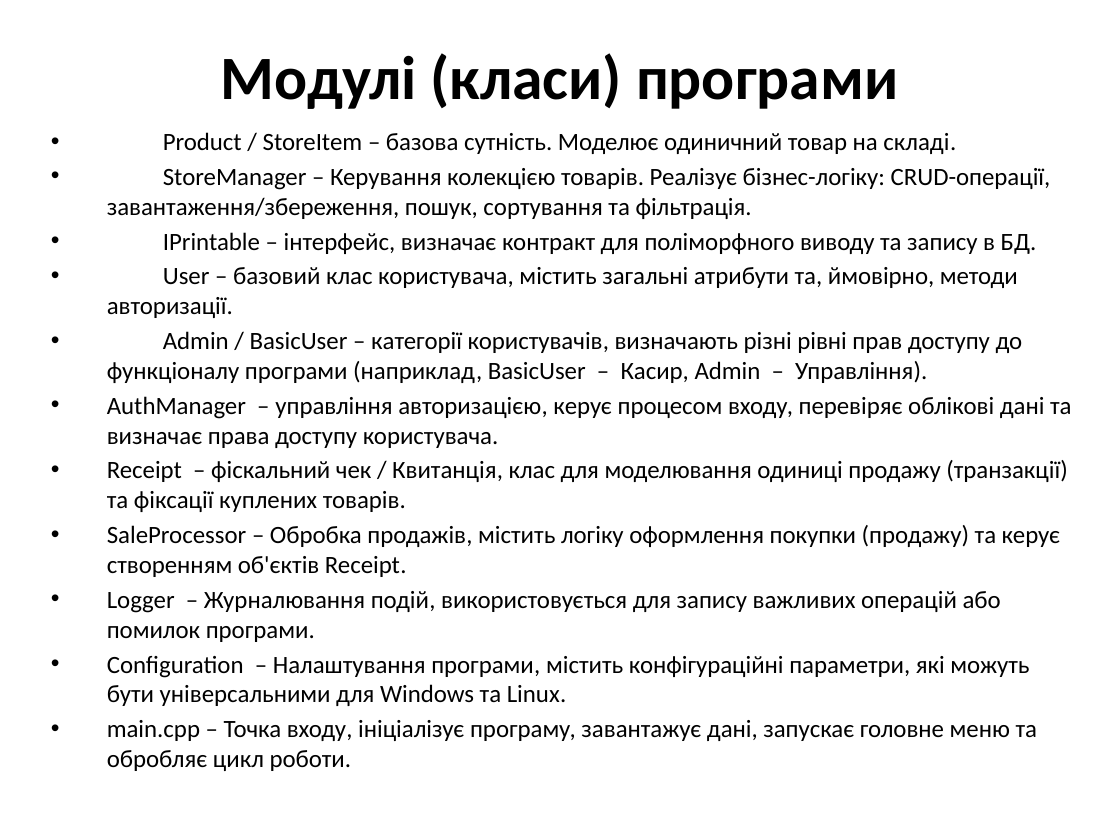
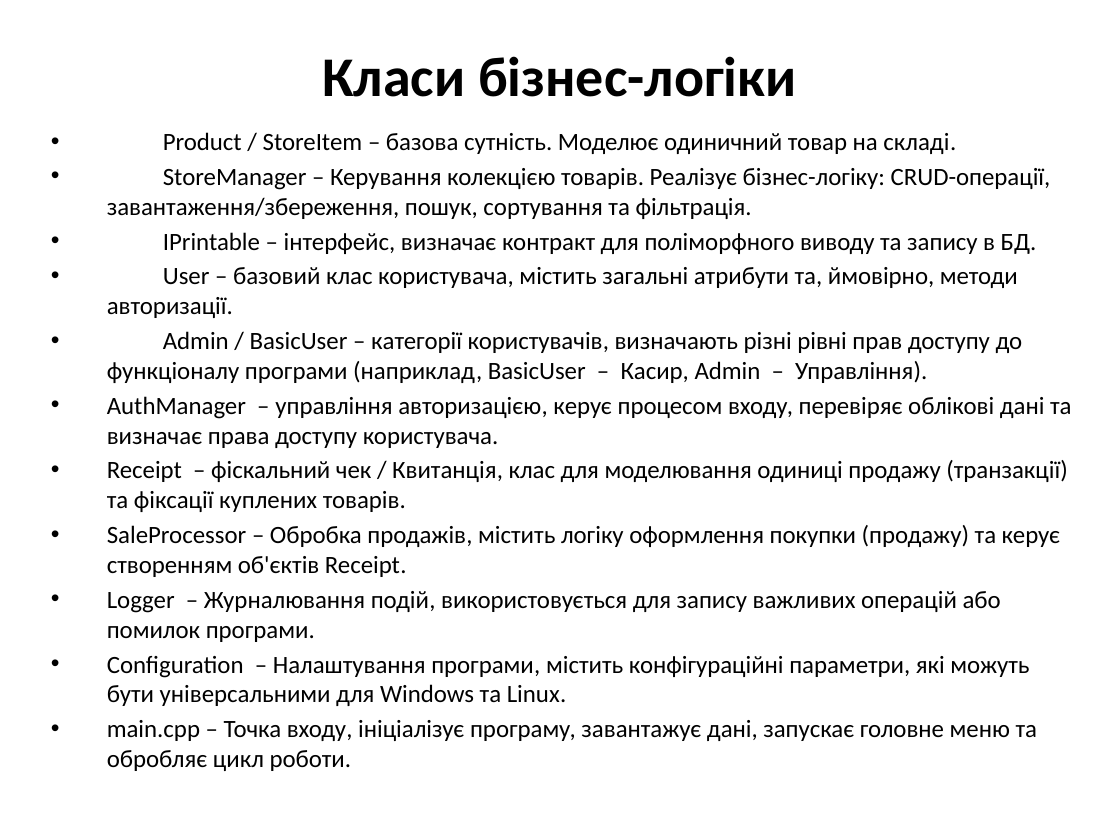
Before and after one commit to maksimkir/Kursova, a slide deck: slide 11 of documentation/Презентація.pptx (slide 4 before the commit). Drawn at 1120x840 pixels with LibreOffice and Linux fonts; fonts in the diff are those of the drawing. Boxes give left, top, right and bottom in pixels: in the first picture for what was removed or moved away, otherwise in the second. Text is boxed around its words. In the diff, an @@ line names an element or a change of style, - is before the commit and + after.

```diff
--- a/documentation/Презентація.pptx
+++ b/documentation/Презентація.pptx
@@ title at [322, 56, 796, 97]: text changed; size 39.6 to 36 pt @@
-Модулі (класи) програми
+Класи бізнес-логіки
```
Also in this commit, not shown: 4 other slides changed, 6 slides added, 3 slides removed, 2 other files.
